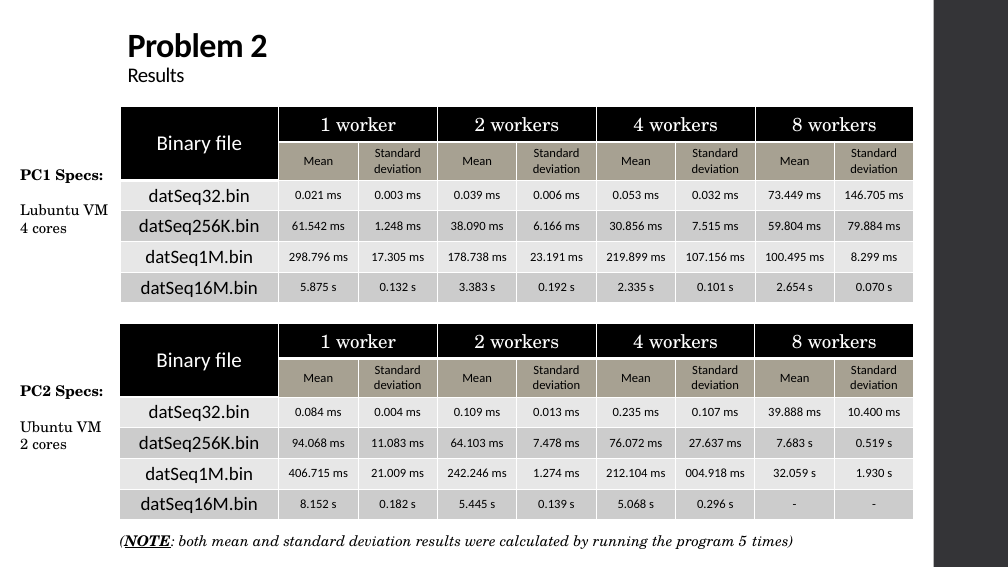
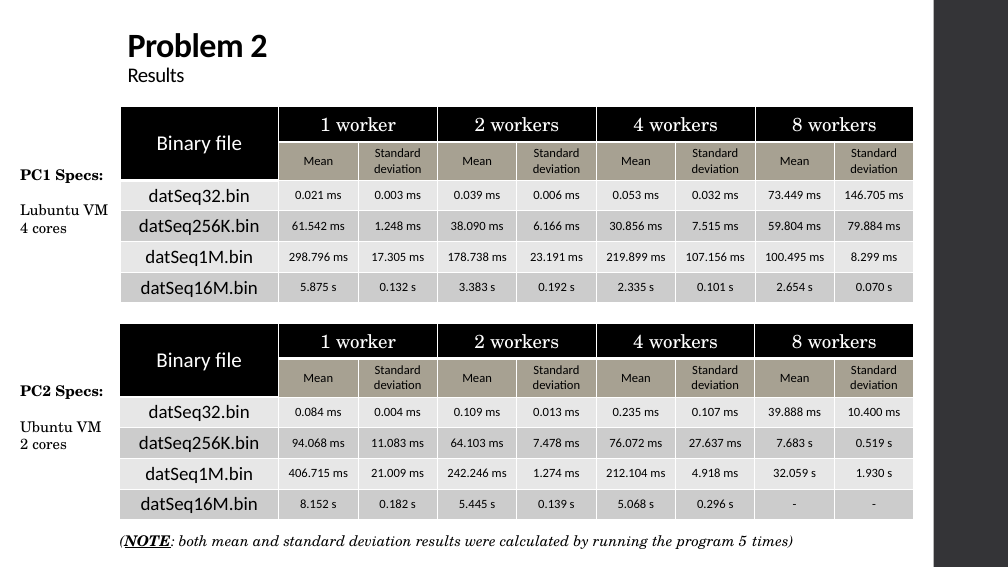
Before and after one commit to xL1fer/CLE_2022_2023, a slide deck: slide 6 of CLE2_T3G5/present.pptx. Drawn at 1008x567 pixels with LibreOffice and Linux fonts; fonts in the diff are those of the drawing. Boxes give left, top, right and bottom in pixels: in the first picture for what was removed or moved away, otherwise in the second. Text is boxed around its words. In the diff, an @@ line names an element or a change of style, - is before the commit and + after.

Commit message:
final ppt

```diff
--- a/CLE2_T3G5/present.pptx
+++ b/CLE2_T3G5/present.pptx
@@ table at [120, 324, 914, 517] @@
-row 5, column 7: 004.918 ms
+row 5, column 7: 4.918 ms
```
Also in this commit, not shown: 4 other slides changed.
